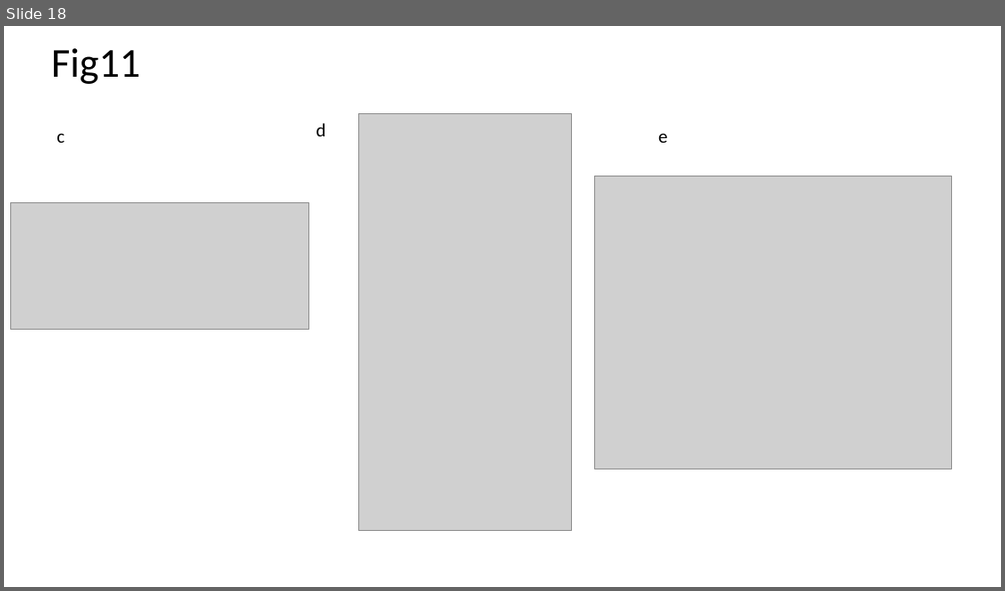
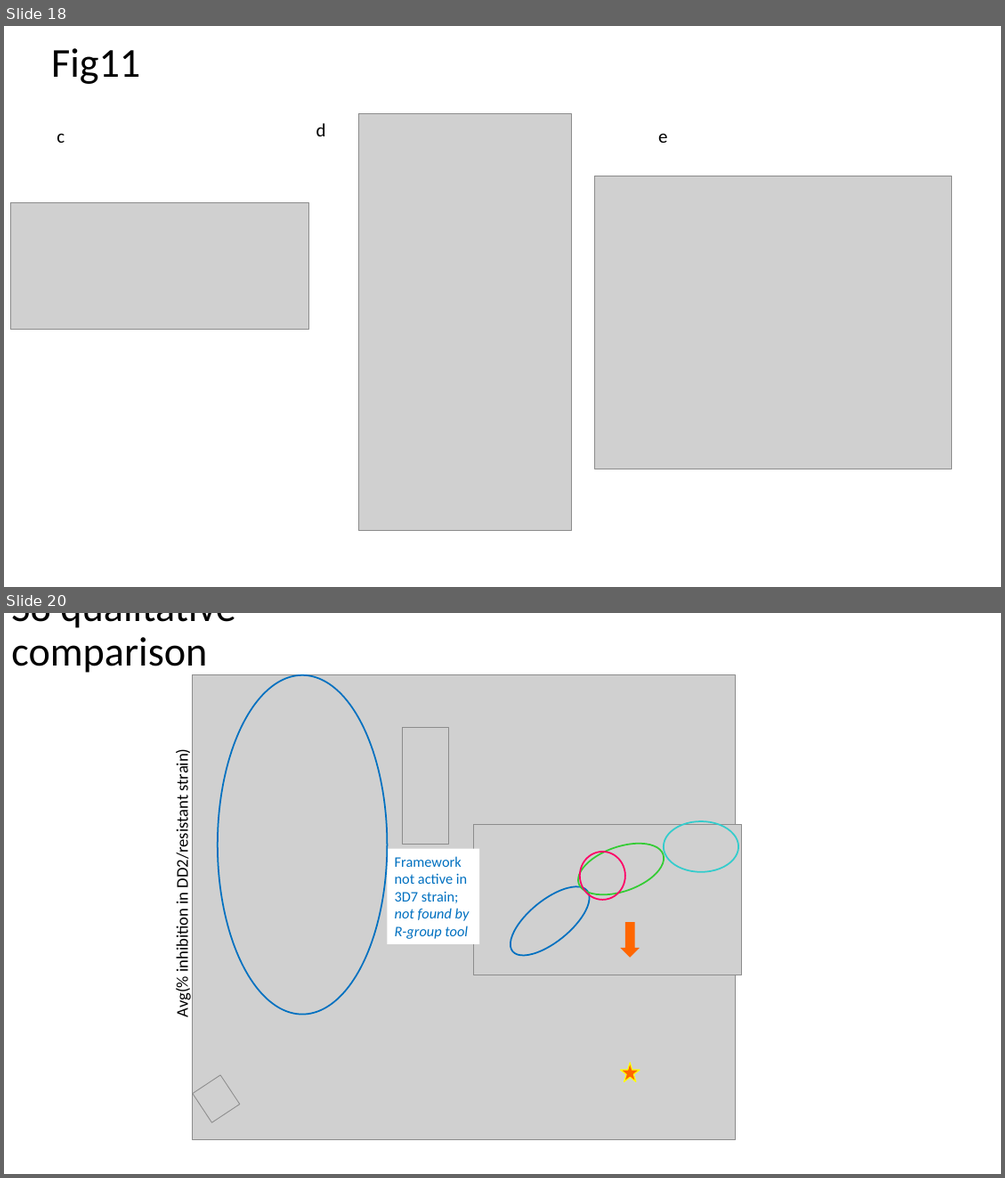
Before and after one commit to ncats/scaffoldanalytics, a slide deck: pres/Scaffold analytics figures to modify with chemical structures.pptx. Shown one above the other, each under a label of ours: slide 18 before the commit, slides 18 and 20 after it; the slides between them are not shown. The pictures are 1005x591 and 1005x1178 pixels, drawn with LibreOffice and Linux fonts; fonts in the diff are those of the drawing; grey boxes stand for pictures. Boxes give left, top, right and bottom in pixels: in the first picture for what was removed or moved away, otherwise in the second. Text is boxed around its words. In the diff, an @@ line names an element or a change of style, - is before the commit and + after.

```diff
--- a/pres/Scaffold analytics figures to modify with chemical structures.pptx
+++ b/pres/Scaffold analytics figures to modify with chemical structures.pptx
@@ slide 20 added at <box>4,613,1001,1174</box>, background #FFFFFF @@
@@ title added at <box>11,613,236,676</box>, 39.6 pt, text #000000 @@
+S8 qualitative comparison
@@ picture added at <box>193,675,736,1140</box> @@
@@ ellipse added at <box>218,675,388,1013</box>, outline #0070C0 1.5 pt @@
@@ picture added at <box>403,728,448,844</box> @@
@@ text added at <box>172,752,193,1016</box>, 16 pt, text #000000 @@
+Avg(% inhibition in DD2/resistant strain)
@@ picture added at <box>473,825,741,975</box> @@
@@ ellipse added at <box>663,821,738,873</box>, outline #33CCCC 1.5 pt @@
@@ rectangle added at <box>387,849,479,944</box>, fill #FFFFFF, 14 pt, text #0070C0 @@
+Framework not active in 3D7 strain; not found by R-group tool
@@ ellipse added at <box>571,834,670,905</box>, outline #33CC33 1.5 pt @@
@@ ellipse added at <box>580,852,625,900</box>, outline #FF0066 1.5 pt @@
@@ ellipse added at <box>500,875,600,967</box>, outline #0070C0 1.5 pt @@
@@ right arrow added at <box>620,922,639,957</box>, fill #FF6600 @@
@@ star added at <box>620,1062,639,1082</box>, fill #FF6600, outline #FFFF00 1 pt @@
@@ picture added at <box>193,1075,240,1123</box> @@
```
Also in this commit, not shown: 1 other slide added, 6 other files.
